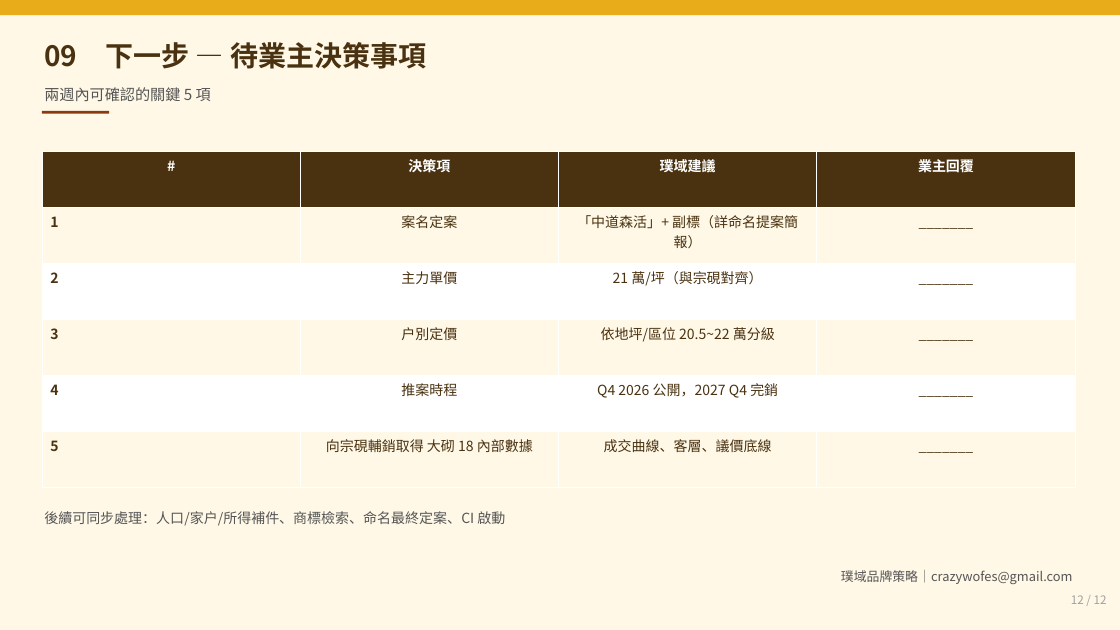
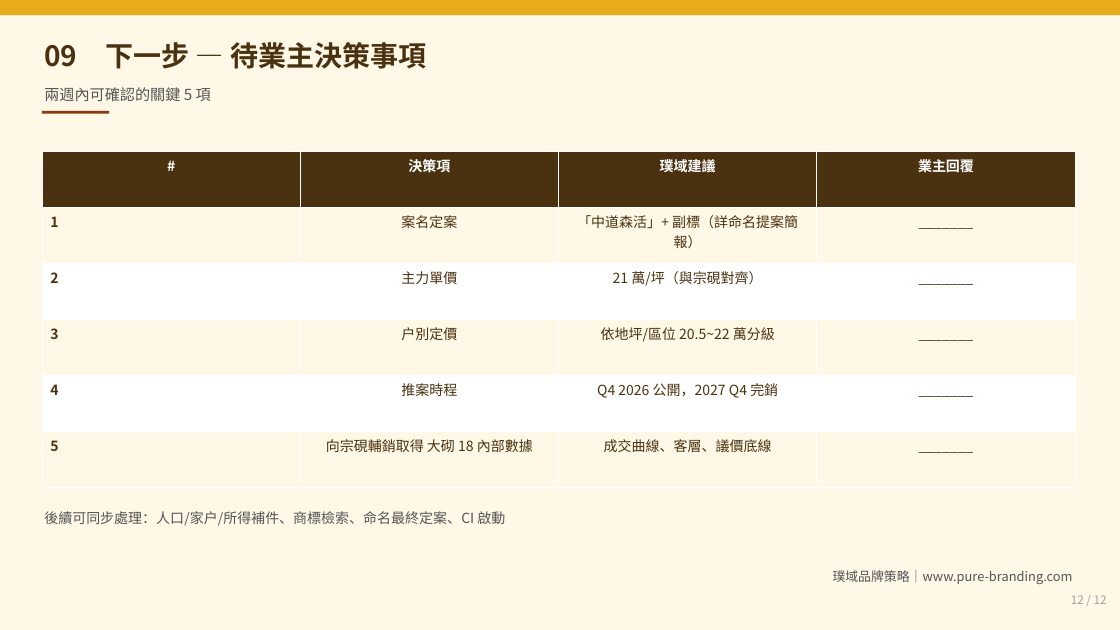
Before and after one commit to BansonLin/Pure-space-Branding, a slide deck: slide 13 of 02_簡報/01_中道森活_客群與定價簡報.pptx. Drawn at 1120x630 pixels with LibreOffice and Linux fonts; fonts in the diff are those of the drawing. Boxes give left, top, right and bottom in pixels: in the first picture for what was removed or moved away, otherwise in the second. Text is boxed around its words. In the diff, an @@ line names an element or a change of style, - is before the commit and + after.

```diff
--- a/02_簡報/01_中道森活_客群與定價簡報.pptx
+++ b/02_簡報/01_中道森活_客群與定價簡報.pptx
@@ text at (833,570,1073,584): text changed @@
-璞域品牌策略｜crazywofes@gmail.com
+璞域品牌策略｜www.pure-branding.com
```
Also in this commit, not shown: 16 other files.
